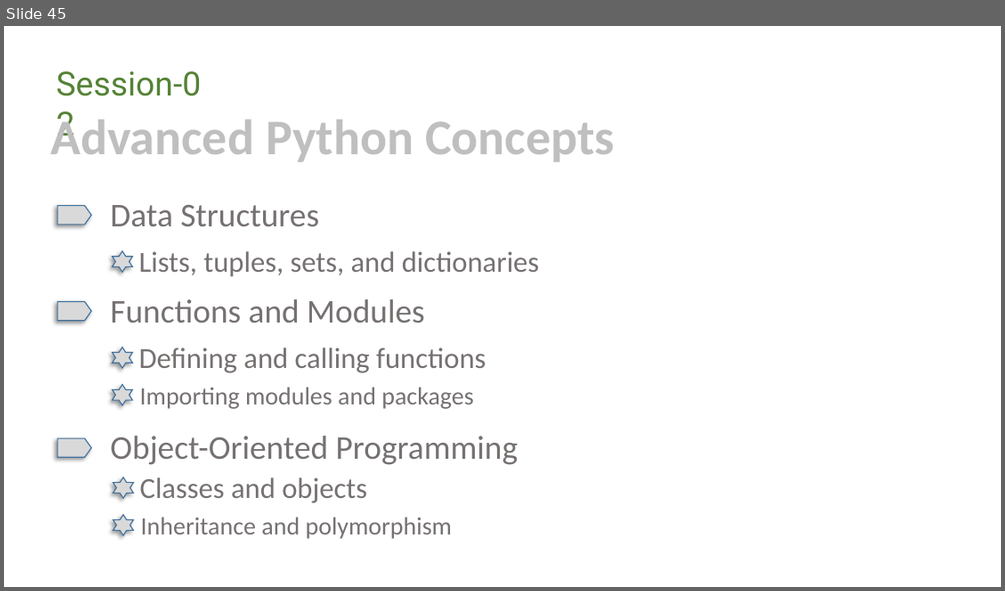
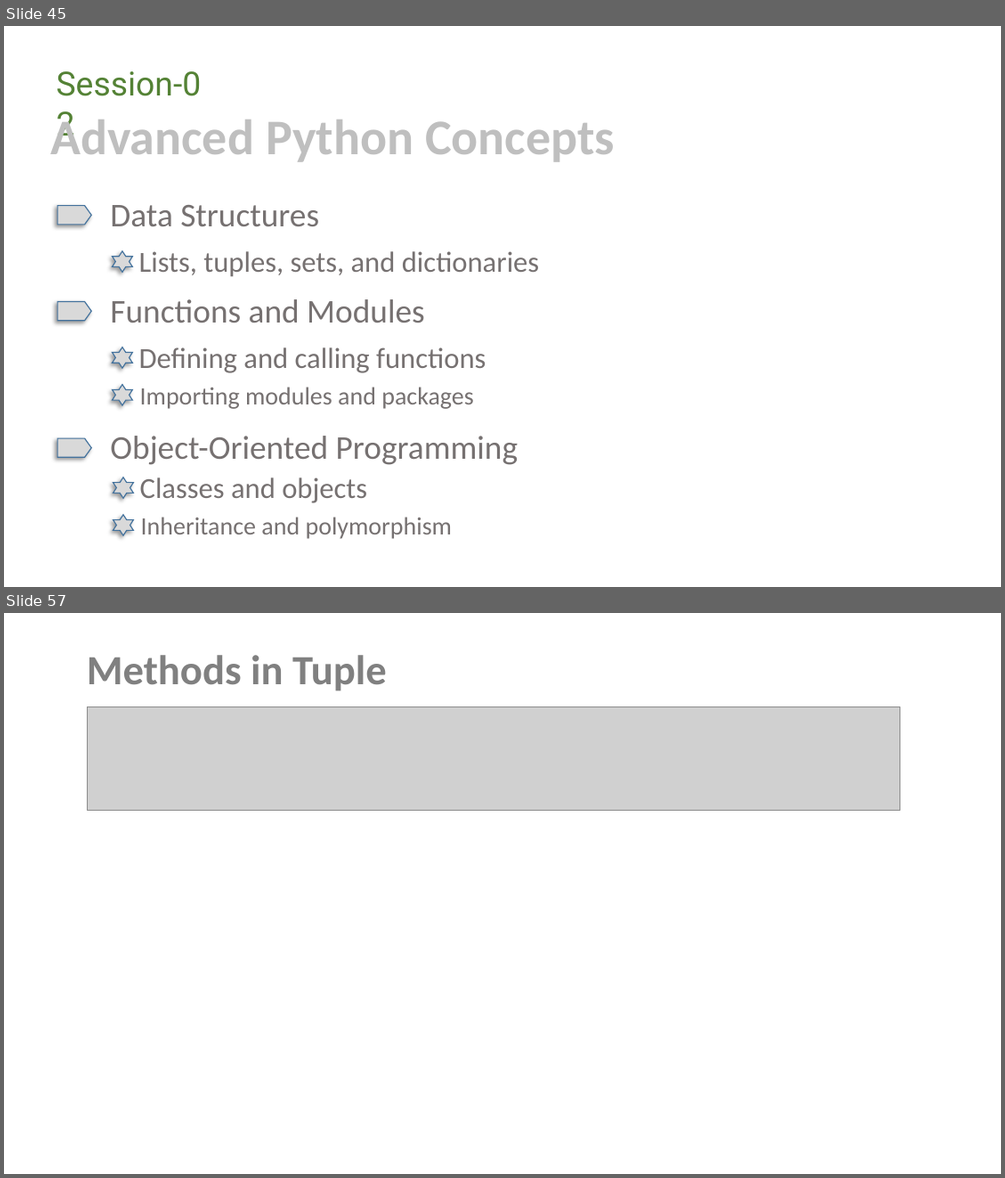
Before and after one commit to bibhu-otz/.NET, a slide deck: Python.pptx. Shown one above the other, each under a label of ours: slide 45 before the commit, slides 45 and 57 after it; the slides between them are not shown. The pictures are 1005x591 and 1005x1178 pixels, drawn with LibreOffice and Linux fonts; fonts in the diff are those of the drawing; grey boxes stand for pictures; background and template pictures are left out. Boxes give left, top, right and bottom in pixels: in the first picture for what was removed or moved away, otherwise in the second. Text is boxed around its words. In the diff, an @@ line names an element or a change of style, - is before the commit and + after.

```diff
--- a/Python.pptx
+++ b/Python.pptx
@@ slide 57 added at bbox=[4, 613, 1001, 1174], background picture (left out) @@
@@ text added at bbox=[87, 655, 387, 691], 40 pt, text #808080, bold @@
+Methods in Tuple
@@ picture added at bbox=[88, 706, 900, 810] @@
```
Also in this commit, not shown: 25 other slides added.
